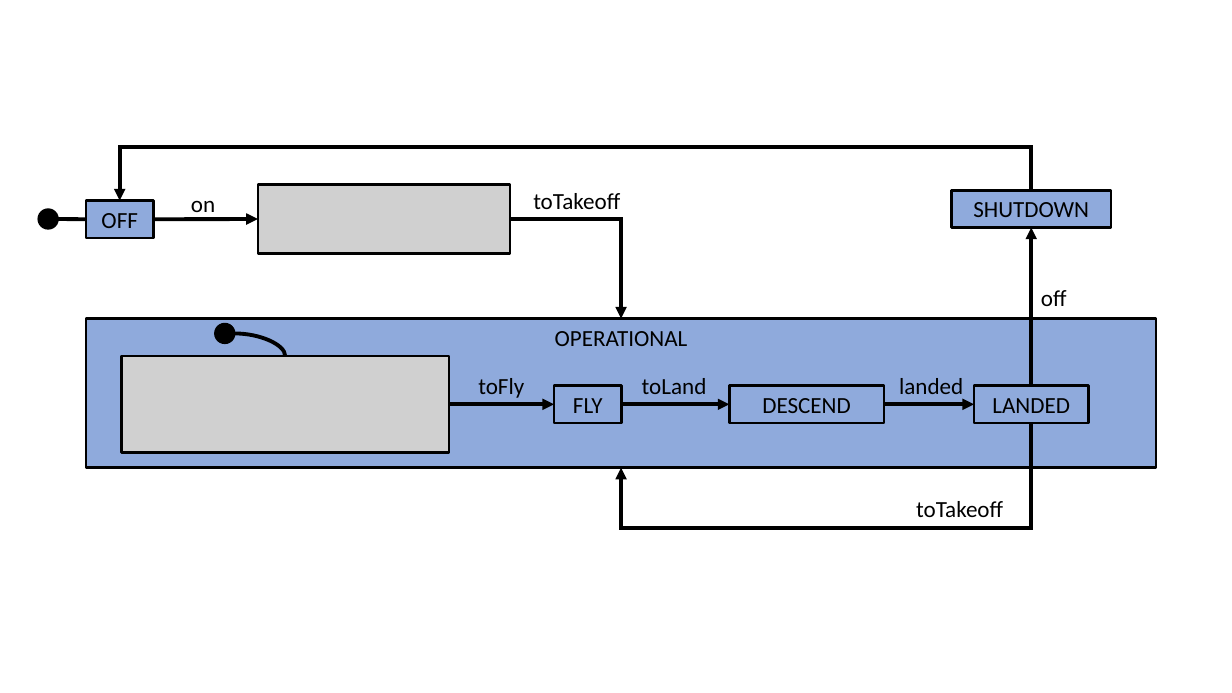
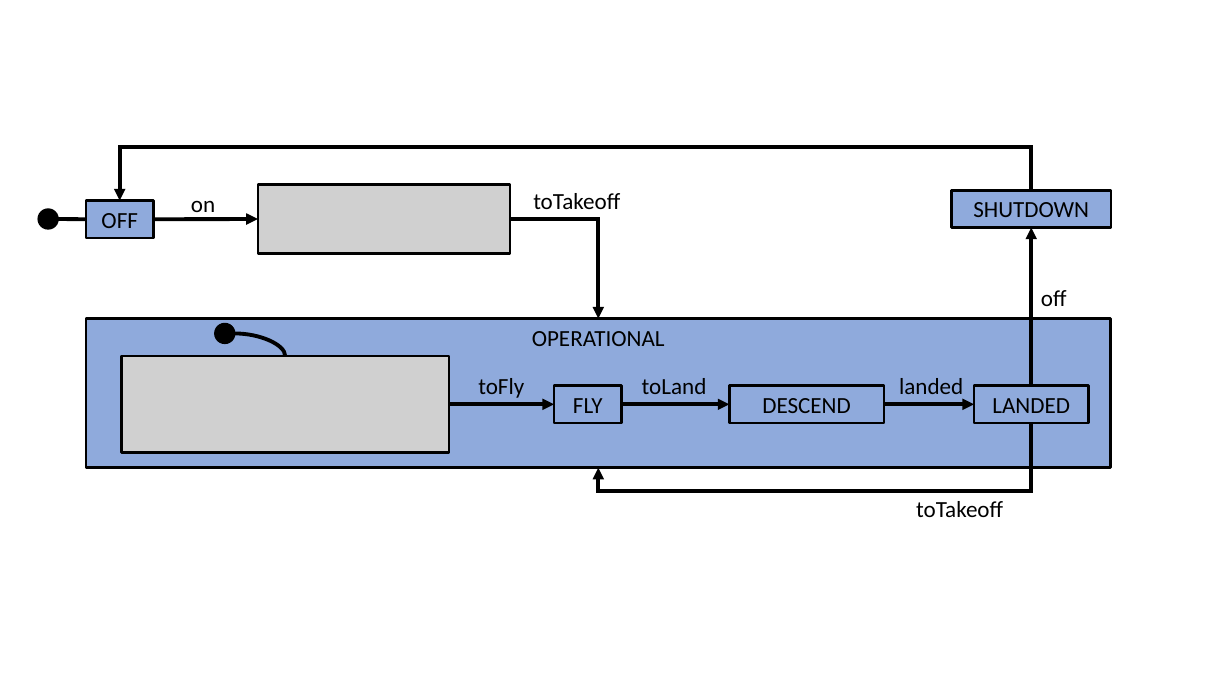
Before and after one commit to kmorris3/rodin_scxml_plugin, a slide deck: slide 1 of manuscripts/ABZ2020/source/figures/Diagrams.pptx. Drawn at 1232x693 pixels with LibreOffice and Linux fonts; fonts in the diff are those of the drawing; grey boxes stand for pictures. Boxes give left, top, right and bottom in pixels: in the first picture for what was removed or moved away, otherwise in the second. Text is boxed around its words. In the diff, an @@ line names an element or a change of style, - is before the commit and + after.

```diff
--- a/manuscripts/ABZ2020/source/figures/Diagrams.pptx
+++ b/manuscripts/ABZ2020/source/figures/Diagrams.pptx
@@ elbow arrow moved from (510, 219) - (621, 319) to (510, 219) - (599, 319) @@
@@ rectangle "OPERATIONAL": place and size @@
-rectangle "OPERATIONAL" at (86, 319, 1156, 469)
+rectangle "OPERATIONAL" at (86, 319, 1111, 469)
@@ elbow arrow moved from (1031, 423) - (621, 468) to (1031, 423) - (599, 468) @@
```
Also in this commit, not shown: 1 other slide changed, 2 other files.
